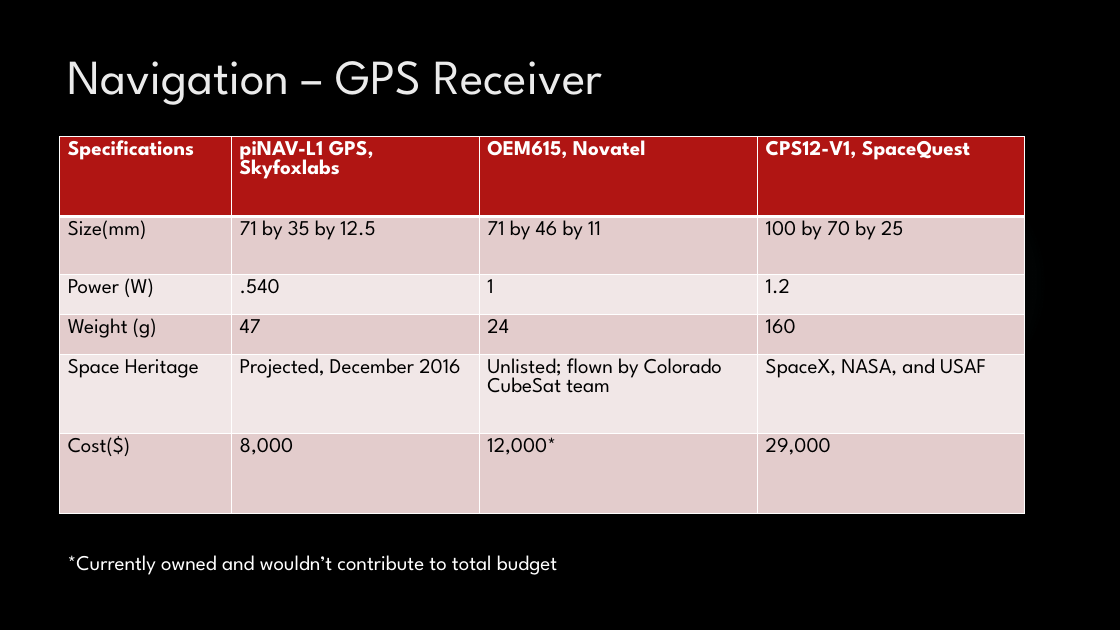
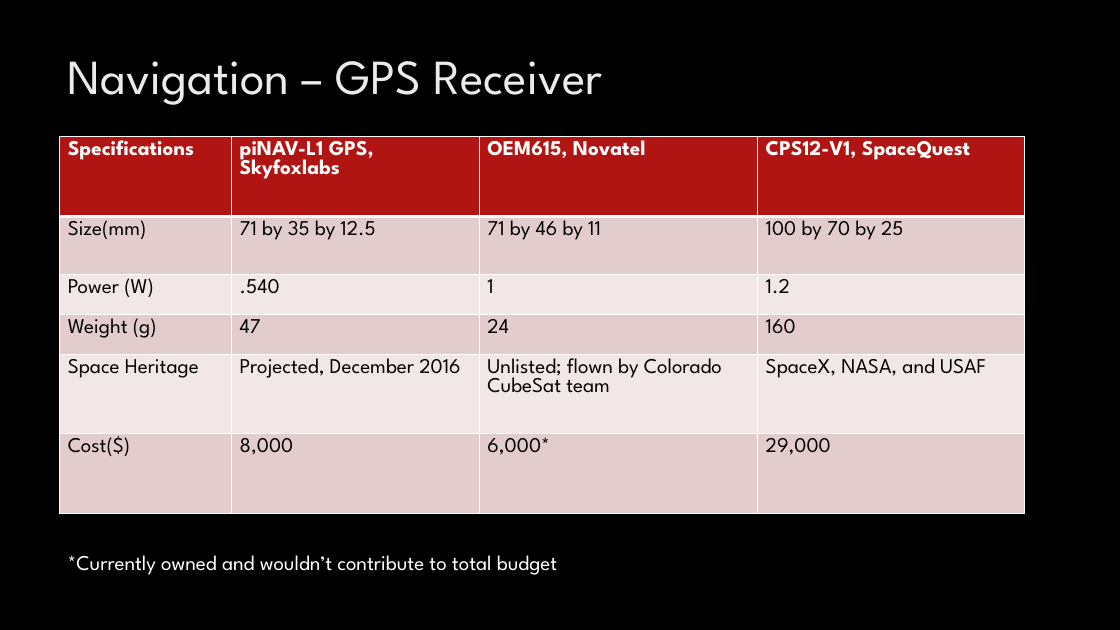
Before and after one commit to HASP-UMN/CubeSat, a slide deck: slide 11 of Presentations/PDR_Presentation.pptx. Drawn at 1120x630 pixels with LibreOffice and Linux fonts; fonts in the diff are those of the drawing; background and template pictures are left out. Boxes give left, top, right and bottom in pixels: in the first picture for what was removed or moved away, otherwise in the second. Text is boxed around its words. In the diff, an @@ line names an element or a change of style, - is before the commit and + after.

```diff
--- a/Presentations/PDR_Presentation.pptx
+++ b/Presentations/PDR_Presentation.pptx
@@ table at (x1=60, y1=137, x2=1026, y2=514) @@
-row 6, column 3: 12,000*
+row 6, column 3: 6,000*
```
Also in this commit, not shown: 1 other slide changed, 1 other file.
